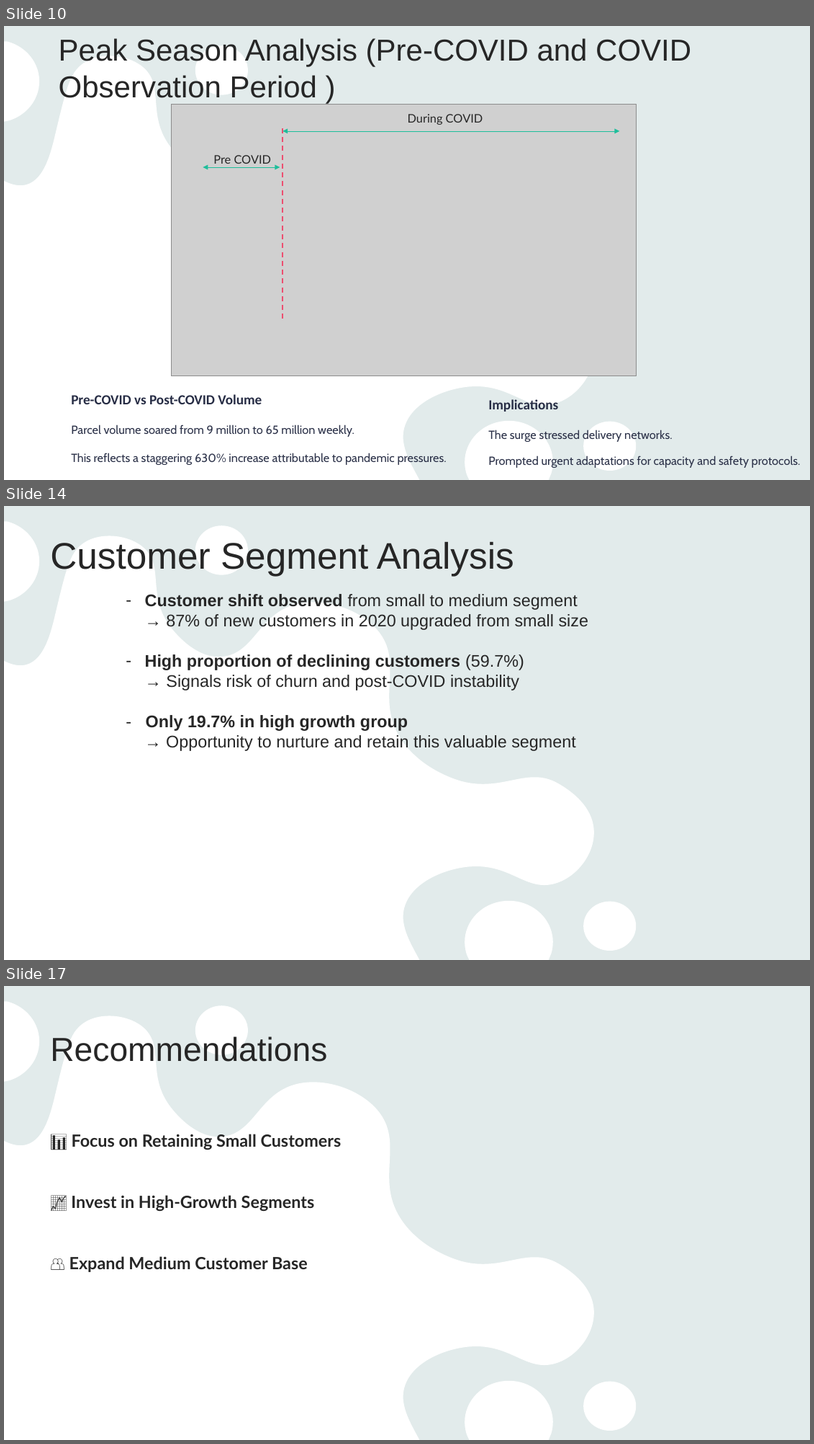
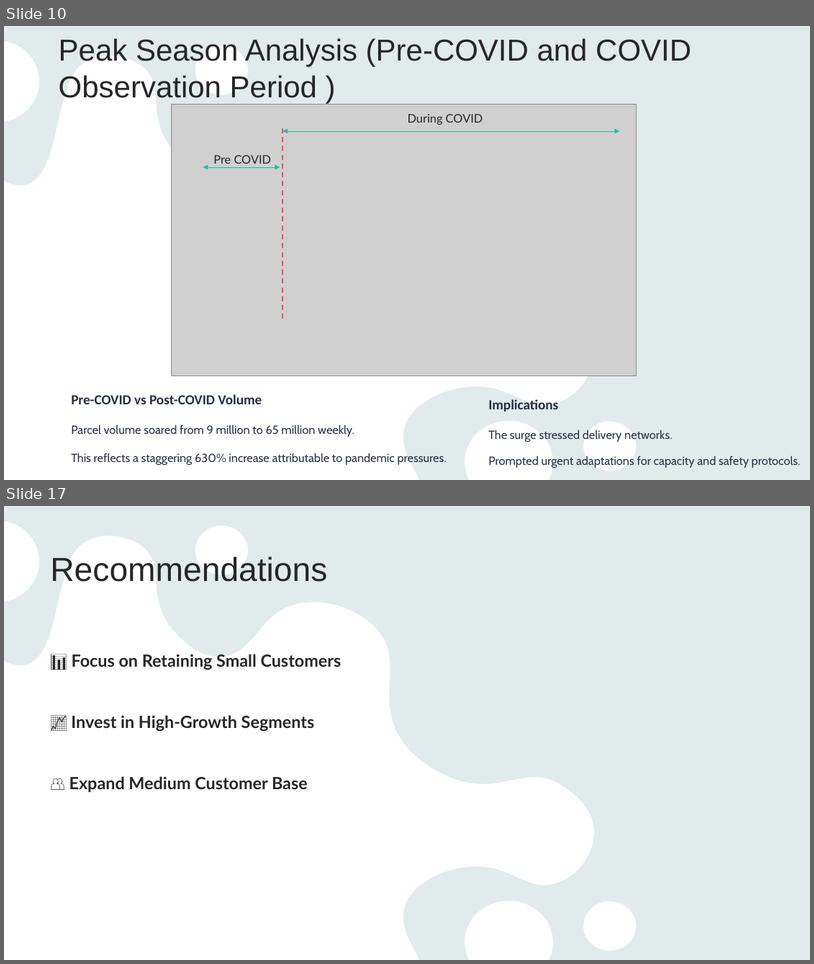
Before and after one commit to anhquanbui/finalprojectg7, a slide deck: Project.pptx. Shown one above the other, each under a label of ours: slides 10, 14 and 17 before the commit, slides 10 and 17 after it; the slides between them are not shown. The pictures are 814x1444 and 814x964 pixels, drawn with LibreOffice and Linux fonts; fonts in the diff are those of the drawing; grey boxes stand for pictures. Boxes give left, top, right and bottom in pixels: in the first picture for what was removed or moved away, otherwise in the second. Text is boxed around its words. In the diff, an @@ line names an element or a change of style, - is before the commit and + after.

```diff
--- a/Project.pptx
+++ b/Project.pptx
@@ slide 14 removed at [4,506,810,960], background #E9F3F3; not listed: 2 template elements that a slide beside it also shows @@
@@ title removed at [50,542,514,576] @@
-Customer Segment Analysis
@@ text removed at [145,594,589,751] @@
-– Customer shift observed from small to medium segment
-  → 87% of new customers in 2020 upgraded from small size
-– High proportion of declining customers (59.7%)
-  → Signals risk of churn and post-COVID instability
-- Only 19.7% in high growth group
-→ Opportunity to nurture and retain this valuable segment
```
Also in this commit, not shown: 4 slides changed, 6 slides added, 5 other slides removed.
